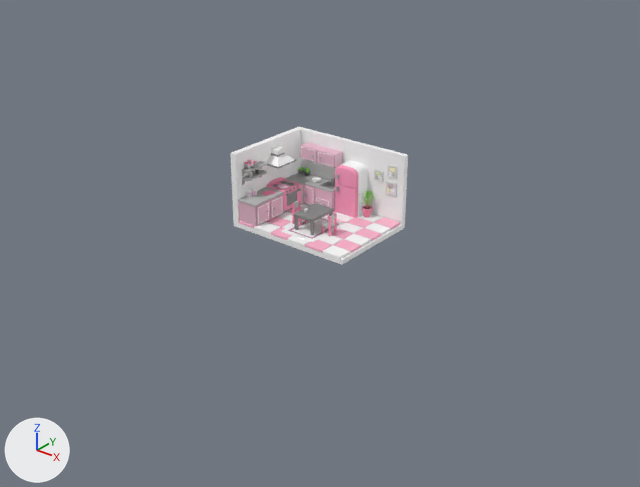
The glTF model final/assets/kitchen.gltf: old version first, new version second.
Rendered twice from a 50 mm lens placed at (60.2, -69.4, 41.8), pointed at (14.1, -11.7, 6.0). The lights are fixed; the arrows at lower left show +X, +Y and +Z. Where no turn or scale is listed for an object, it has been applied to the vertices. Vertices at the same position are counted once.

Script lines for the objects in view, before the commit:
```python
me_cube_006 = bpy.data.meshes.new('Cube.006')
me_cube_006.from_pydata(...)  # 18 vertices, 32 faces; spans x -1.0..1.1, y -1.1..1.0, z -1.0..1.27
me_cube_006.materials.append(mat_white)  # white #ffffff
me_cube_007 = bpy.data.meshes.new('Cube.007')
me_cube_007.from_pydata(...)  # 616 vertices, 1196 faces; spans x -2.15..2.03, y -1.78..1.23, z 0.0..3.25
# faces by material slot: [600, 88, 240, 80, 188]
me_cube_007.materials.append(mat_counter)  # pink #e7bbcc
me_cube_007.materials.append(mat_white)  # white #ffffff
me_cube_007.materials.append(mat_handle)  # grey #b1b1b1
me_cube_007.materials.append(mat_counter_top)  # grey #b8b8b8
me_cube_007.materials.append(mat_sink)  # grey #878787
me_icosphere_005 = bpy.data.meshes.new('Icosphere.005')
me_icosphere_005.from_pydata(...)  # 300 vertices, 580 faces; spans x -2.67..2.62, y -1.04..0.7, z 0.0..1.62
# faces by material slot: [160, 308, 112]
me_icosphere_005.materials.append(mat_handle)  # grey #b1b1b1
me_icosphere_005.materials.append(mat_counter)  # pink #e7bbcc
me_icosphere_005.materials.append(mat_white)  # white #ffffff
ob_counter_with_sink = bpy.data.objects.new('Counter with sink', me_cube_007)
ob_counter_with_sink.location = (0.35, 6.48, 0.16)
ob_wall = bpy.data.objects.new('Wall', me_cube_006)
ob_wall.location = (3.02, 2.09, 3.24)
ob_wall.rotation_euler = (0.0, 0.0, -3.142)  # degrees (0, 0, -180)
ob_wall.scale = (7.41, 5.6, 3.89)
ob_wall_shelf = bpy.data.objects.new('Wall shelf', me_icosphere_005)
ob_wall_shelf.location = (-0.7, 7.02, 5.13)
# also in view: 'Stove' at (-3.0, 2.9, 1.7); 'Table' at (3.5, 0.4, 1.1); 'Fridge' at (3.9, 6.4, 3.0); 'Floor' at (3.0, 2.1, -0.4); 'Carpet' at (3.5, 0.4, 0.2)
```
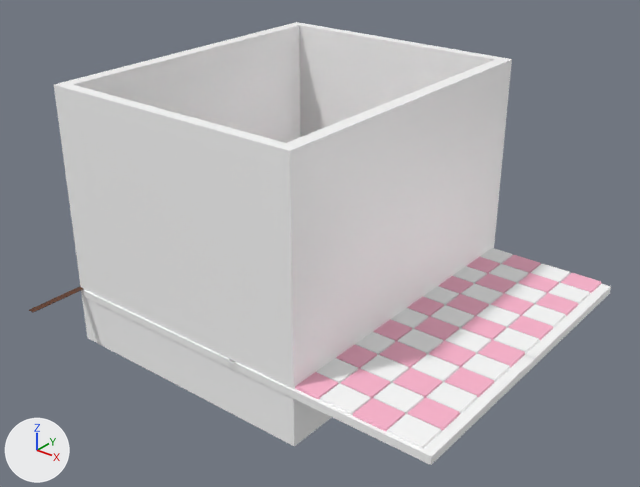
Boxes (x1, y1, x2, y2) around the edits, measured in the pictures (640 x 487 px):
'Wall.001', added: after (54, 60, 511, 446)
'Wall', reshaped, moved, rescaled: before (230, 127, 408, 229); after (58, 22, 512, 248)
'Floor tile.003', added: after (295, 308, 525, 449)
    faces in mat_white (white #ffffff): (316, 308, 510, 449)
    faces in mat_floor_tile (pink #ffb6d0): (295, 317, 525, 431)
'Floor tile.002', added: after (407, 248, 602, 353)
    faces in mat_white (white #ffffff): (423, 248, 590, 353)
    faces in mat_floor_tile (pink #ffb6d0): (407, 255, 602, 341)
'Floor.003', added: after (229, 341, 535, 465)
'Floor.002', added: after (525, 284, 611, 366)
'Floor.001', added: after (84, 290, 236, 369)
'Piso', added: after (29, 286, 83, 313)
part 1 of me_cube_006, built on: before (230, 127, 407, 227); after (58, 22, 512, 117)
'Floor tile', unchanged, covered by the edit: before (238, 203, 400, 259)
'Fridge', unchanged, covered by the edit: before (335, 161, 368, 218)

The change, as a list of edits to the scene's bpy script:
```text
Add mat_material_019:
    mat_material_019 = principled_material('Material.019')
    mat_material_019.base_color = (0.107, 0.0344, 0.0125)  # brown #5c341d
Change me_cube_006:
    used by ob_wall; location = (3.02, 2.09, 3.24); rotation_euler = (0.0, 0.0, -3.142), in degrees (0, 0, -180); scale = (7.41, 5.6, 3.89)
    remove me_cube_006.from_pydata(...)  # 18 vertices, 32 faces; spans x -1.0..1.1, y -1.1..1.0, z -1.0..1.27
    add me_cube_006.from_pydata(...)  # 32 vertices, 60 faces; spans x -1.0..1.1, y -1.1..1.86, z -1.0..1.9
    me_cube_006 part 1
    8 faces are deleted
    6 new vertices lie (0.0, 0.86, 0.0) away from vertices in x 1.0..1.1, y 1.0, z -1.0..1.27
    8 new vertices lie (0.0, 0.0, 0.63) away from vertices in x -1.0..1.1, y -1.1..1.86, z 1.27
    36 new faces join them
Add me_cube_025:
    me_cube_025.from_pydata([(0.65, 2.24, 0.02), (0.65, -2.24, 0.02), (-0.65, 2.24, 0.02), (-0.65, -2.24, 0.02), (0.67, 2.24, 0.0), (0.67, -2.24, 0.0), (-0.67, 2.24, 0.0), (-0.67, -2.24, 0.0)], [], [(0, 2, 3), (0, 3, 1), (4, 5, 7), (4, 7, 6), (0, 1, 5), (0, 5, 4), (2, 0, 4), (2, 4, 6), (1, 3, 7), (1, 7, 5), (3, 2, 6), (3, 6, 7)])
    me_cube_025.materials.append(mat_material_019)  # brown #5c341d
Add me_cube_020:
    me_cube_020.from_pydata(...)  # 864 vertices, 1584 faces; spans x -9.7..9.7, y -8.1..8.1, z -0.2..0.2
    # faces by material slot: [792, 792]
    me_cube_020.materials.append(mat_white)  # white #ffffff
    me_cube_020.materials.append(mat_floor_tile)  # pink #ffb6d0
Add me_cube_017:
    me_cube_017.from_pydata(...)  # a box spanning x -10.1..10.1, y -8.2..8.2, z -0.4..0.4
    me_cube_017.materials.append(mat_white)  # white #ffffff
Add me_cube_002:
    me_cube_002.from_pydata(...)  # 32 vertices, 60 faces; spans x -13.0..14.3, y -12.2..20.7, z -9.0..17.1
    me_cube_002.materials.append(mat_white)  # white #ffffff
Change ob_wall:
    ob_wall.location: (3.02, 2.09, 3.24) -> (8.49, -3.4, 3.24)
    ob_wall.scale: (7.41, 5.6, 3.89) -> (13.0, 11.1, 8.97)
Add ob_piso:
    ob_piso = bpy.data.objects.new('Piso', me_cube_025)
    ob_piso.location = (-5.59, -19.14, 0.03)
    ob_piso.rotation_euler = (0.0, -3.142, 0.0)  # degrees (0, -180, 0)
    ob_piso.scale = (-0.516, -4.95, -2.96)
Add ob_floor_tile_003:
    ob_floor_tile_003 = bpy.data.objects.new('Floor tile.003', me_cube_020)
    ob_floor_tile_003.location = (23.98, -16.12, 0.04)
Add ob_floor_003:
    ob_floor_003 = bpy.data.objects.new('Floor.003', me_cube_017)
    ob_floor_003.location = (24.53, -16.32, -0.38)
Add ob_floor_tile_002:
    ob_floor_tile_002 = bpy.data.objects.new('Floor tile.002', me_cube_020.copy())
    ob_floor_tile_002.location = (23.98, 0.19, 0.04)
Add ob_floor_002:
    ob_floor_002 = bpy.data.objects.new('Floor.002', me_cube_017.copy())
    ob_floor_002.location = (24.53, 0.0, -0.38)
Add ob_floor_001:
    ob_floor_001 = bpy.data.objects.new('Floor.001', me_cube_017.copy())
    ob_floor_001.location = (5.03, -16.32, -0.38)
Add ob_wall_001:
    ob_wall_001 = bpy.data.objects.new('Wall.001', me_cube_002)
    ob_wall_001.location = (7.24, -12.22, 3.24)
```
